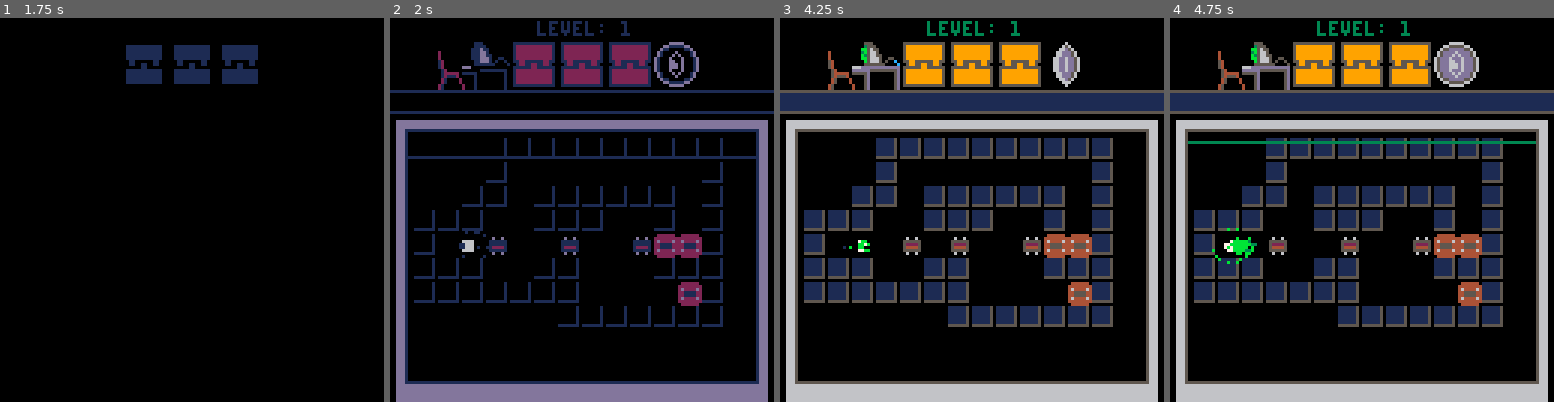
Above: before the commit, frames 1-4 (left to right).
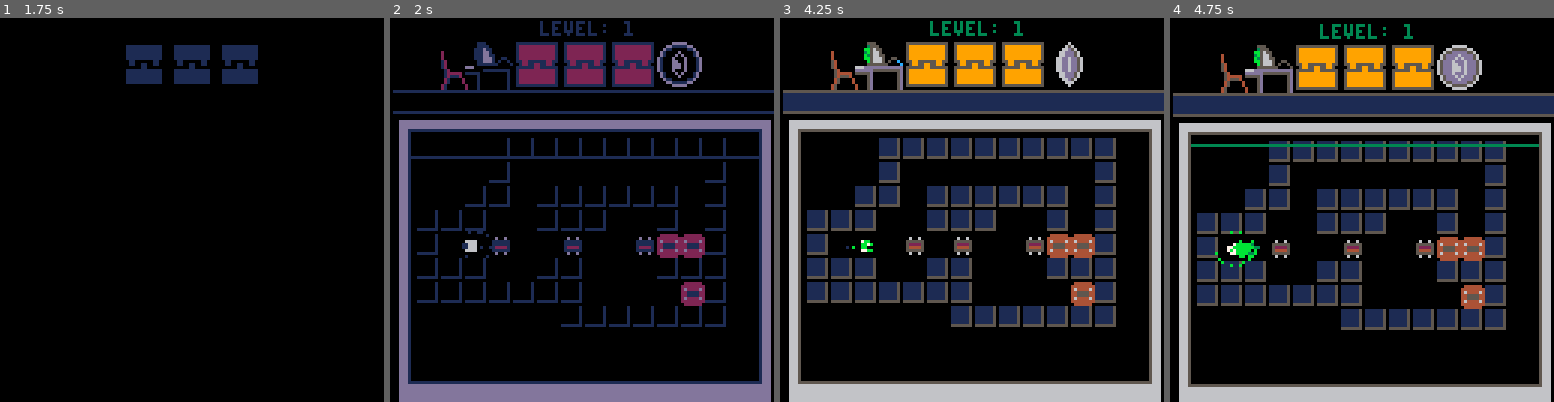
Above: after the commit, the same moments.

Repository: jacobneal65/sokovirus-pico8
Game: PICO-8 cartridge mysoko.p8
Two runs of this game, one before a commit and one after it. Both use one fixed random seed, a clock stepped at 60 frames per second and the inputs below.
Inputs:
- Up to frame 1 (1.75 s): tap X (X key) at 0.33, 1.07 s; tap O (Z key) at 0.7, 1.7 s; hold Right from 1.6 s (still down)
- Up to frame 2 (2 s): keep holding Right; tap X (X key) at 1.85 s
- Up to frame 3 (4.25 s): release Right at 2.1 s; tap O (Z key) every 0.4 s from 2.1 to 4.1 s; hold Up 2.15-2.42 s; hold Right 2.47-3.03 s; tap X (X key) at 2.97, 4.08 s; hold Left 3.08-3.58 s; hold Down 3.63-3.97 s; hold Right from 4.02 s (still down)
- Up to frame 4 (4.75 s): tap O (Z key) at 4.5 s; release Right at 4.68 s; hold Up from 4.73 s (still down)

Frame 1 is identical in both runs. In frame 2, 11% of the frame differs, in the area x 0-100%, y 0-100%; in frame 3, 13%; in frame 4, 29%.

Commit message:
added basic screen shake

Diff:
--- a/mysoko.p8
+++ b/mysoko.p8
@@ -11,6 +11,11 @@
 
 function _init()
 
+	--screen shake variables
+	intensity = 0
+	shake_control = 2
+
+	--game timer
 	t=0
 	fadeperc=1
 	debug={}
@@ -103,6 +108,7 @@
 --update
 
 function _update()
+	if intensity > 0 then shake() end
 	t+=1--where we are in the anim
 	_upd()
 	--update particles
@@ -478,6 +484,7 @@
 end
 
 function init_codeslide()
+	intensity += shake_control--set the camera to shake
 	sfx(60)
 	--set the offset counter
 	p_sox=(p_x-plx[level])*8--used to set p_ox (starting offset)
@@ -582,6 +589,23 @@
 end
 -->8
 --ui and juice
+
+function shake()
+	local shake_x=rnd(intensity) - (intensity /2)
+	local shake_y=rnd(intensity) - (intensity /2)
+
+	--offset the camera
+	camera( shake_x + cam_x, shake_y + cam_y)
+
+	--ease shake and return to normal
+	intensity *= .9
+	if intensity < .3 then
+		intensity = 0
+		camera(cam_x,cam_y)
+	end
+  end
+
+
 function draw_scanline()
 	--(_x,_y,_w,_h,_c)
 	if showscan then
